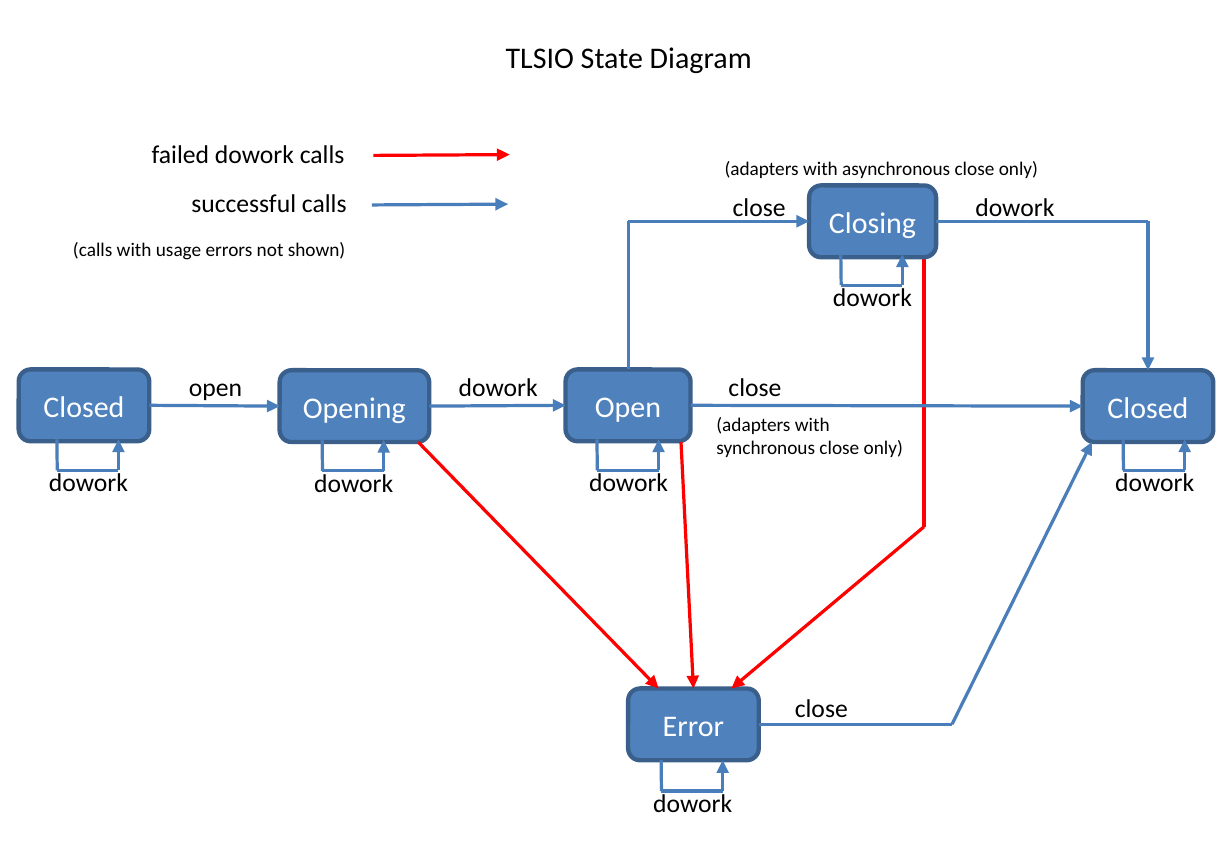
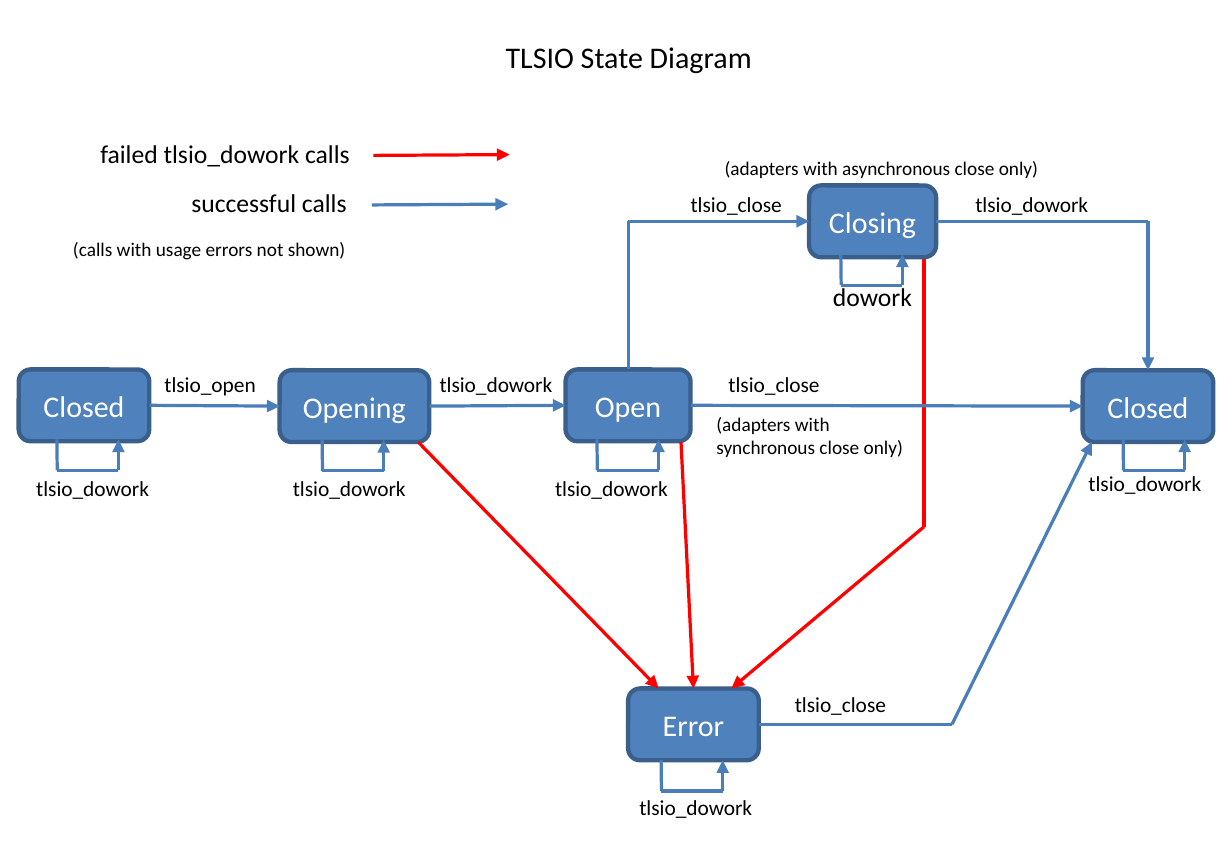
Before and after one commit to zookzook/azure-c-shared-utility, a slide deck: slide 1 of devdoc/img_src/tlsio_state_diagram.pptx. Drawn at 1232x847 pixels with LibreOffice and Linux fonts; fonts in the diff are those of the drawing. Boxes give left, top, right and bottom in pixels: in the first picture for what was removed or moved away, otherwise in the second. Text is boxed around its words. In the diff, an @@ line names an element or a change of style, - is before the commit and + after.

```diff
--- a/devdoc/img_src/tlsio_state_diagram.pptx
+++ b/devdoc/img_src/tlsio_state_diagram.pptx
@@ text at <box>100,145,350,167</box>: text changed @@
-failed dowork calls
+failed tlsio_dowork calls
@@ text at <box>691,197,782,215</box>: text changed; size 12 to 10 pt @@
-close
+tlsio_close
@@ text at <box>975,197,1088,215</box>: text changed; size 12 to 10 pt @@
-dowork
+tlsio_dowork
@@ text at <box>164,377,255,396</box>: text changed; size 12 to 10 pt @@
-open
+tlsio_open
@@ text at <box>440,377,553,395</box>: text changed; size 12 to 10 pt @@
-dowork
+tlsio_dowork
@@ text at <box>728,377,819,395</box>: text changed; size 12 to 10 pt @@
-close
+tlsio_close
@@ text at <box>1088,476,1201,494</box>: text changed; size 12 to 10 pt @@
-dowork
+tlsio_dowork
@@ text at <box>36,481,149,499</box>: text changed; size 12 to 10 pt @@
-dowork
+tlsio_dowork
@@ text at <box>293,481,406,499</box>: text changed; size 12 to 10 pt @@
-dowork
+tlsio_dowork
@@ text at <box>555,481,668,499</box>: text changed; size 12 to 10 pt @@
-dowork
+tlsio_dowork
@@ text at <box>795,697,886,715</box>: text changed; size 12 to 10 pt @@
-close
+tlsio_close
@@ text at <box>639,800,752,818</box>: text changed; size 12 to 10 pt @@
-dowork
+tlsio_dowork
```
Also in this commit, not shown: 1 other file.
